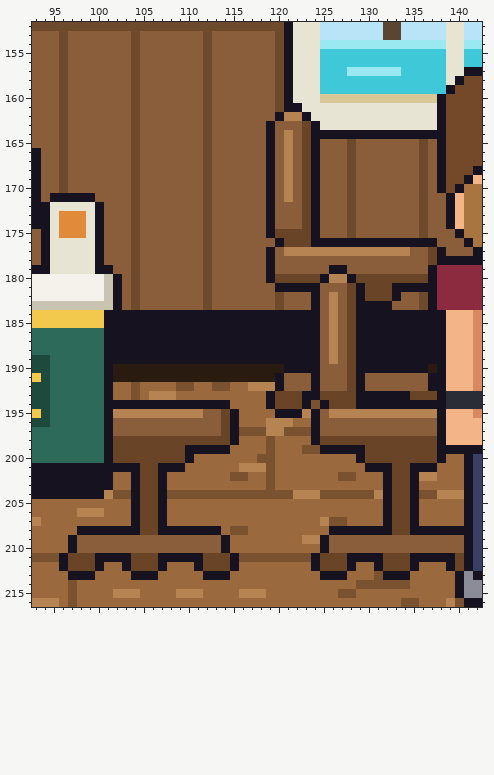
Pixel-art file -- office/breakout_b.aseprite. The picture above was drawn from the file before the commit.
320x320 pixels, 1 frame. Colours within 5 levels of each other are drawn and written as one. Shown: x 93..142, y 152..216. The commit also changed other parts of the picture, which this record leaves out.
And afterwards:
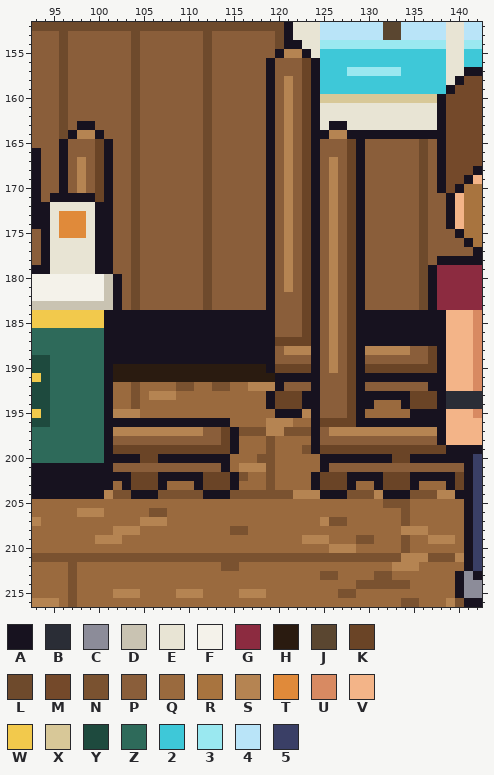
Palette (. is transparent): A #17121f  B #2a2d36  C #8c8c99  D #c9c3b2  E #e8e4d4  F #f4f2ea  G #8c2b40  H #2a1b10  J #5a4630  K #6a4426  L #6e4a2c  M #74492a  N #7a5230  P #8a5e3a  Q #9a6a3e  R #a8743f  S #b58452  T #e08a3a  U #d88a62  V #f3b488  W #f2c94c  X #d8c898  Y #1e4a3e  Z #2e6a5a  2 #3ec8d8  3 #9ae8f0  4 #b9e4f8  5 #3a3f66
From old to new:
Changed rows in their new state; - is an unchanged pixel.
Layers "Seats", "BackRow":
first column x 96:
154 --------------------------A------------------
155 ------------------------ASSA-----------------
156 -----------------------APPPKA----------------
157 -----------------------APPPKA----------------
158 -----------------------APSPKA----------------
159 -----------------------APSPKA----------------
160 -----------------------APSPKA----------------
161 -----------------------APSPKA----------------
162 -----------------------AP-PKA----------------
163 --AA---------------------S----AA-------------
164 -ASSA-------------------------SS-------------
165 A---KA--------------------------KA-----------
166 A---KA--------------------------KA-----------
167 A-S-KA------------------------S-KA-----------
168 A-S-KA------------------------S-KA-----------
169 A-S-KA------------------------S-KA-----------
170 A-S-KA------------------------S-KA-----------
171 ----KA------------------------S-KA-----------
172 -----A-------------------S----S-KA-----------
173 -----A-------------------S----S-KA-----------
174 -----A-------------------S----S-KA-----------
175 -----A------------------PSP---S-KA-----------
176 -----A-----------------APSP--PSPK-PPPPPPLP---
177 -----A--------------------PKAP-PKAPPPPP-LPP--
178 -----A-------------------S-KA-S-KA------LP---
179 -------------------------S-KA-SPKA------L----
180 ------------------------PSP-AP-PKAPPPPPPL----
181 -----------------------APSPK--S---PPPPPPL----
182 -----------------------AP--K------PPPP-------
183 -----------------------AP--K------PPP--------
184 ------------------------PPPK-----------------
185 ------------------------PPPK-----------------
186 ------------------------PPPK-----------------
187 ------------------------KKKK-----------------
188 ------------------------PSSS------SSSSSPPK---
189 ------------------------PPPP------PPPPPPPK---
190 -----------------------AKKKK--S---KKKKKKKK---
191 -------------------------AAA------AAAAAAA----
193 -----------------------------PPP-------------
194 ------QQNQQQQQQQQQQ---------APPP---QQQ-KKK---
195 ---------QQQQQQQQQQQ----------PPKAQQQQQAAA---
196 ------AAAAAAAAAAAAAQ---------KKKKAAAAAAAAA---
197 ------SSSSSSSSSS--------------SSSSSSSSSSSS---
198 ------PPPPPPPPPPPP-----------PPPPPPPPPPPPP---
199 --------------KKKKKA--------AKKKKK--------K--
200 ------AAA--AAA-AAAA----------AAAA-AAA--AAA-AA
201 ------PPPPPPPPPPPPA----------APPPPPPPPPPPPPPP
202 ------AAK---AAAAKKKA--------AKKKAAAAK---AAAAK
203 -------AK------AKKKA--------AKKKA--AK------AK
204 ---------AAN----AAA----------AAA-----AAN----A
205 --------QQQQ------------------------NNNQ-----
206 --------QQNN------------------------QQNQ-----
207 --------QSSS------------------------QQNQ-----
208 --QQQQSSSQQQQQQQQQ------------QQQQQQQQSSSQQQQ
209 -QQQSSSQQQQQQQQQQQQ----------SQQQNNQQQNQQSSSQ
210 -QQQQQQQQQQQQQQQQQQ----------QSSSQQQQQNQQQQQQ
211 NNNNNNNNNNNNNNNNNNNN--------NNNNNNNNNNSSSNNNS
212 QNQQQ--QQQQQ---QQQNN--------QQQQQ--QQSSS---QQ
213 -NQQ----QQQ-----QQQ----------NNQ----NQQ------
